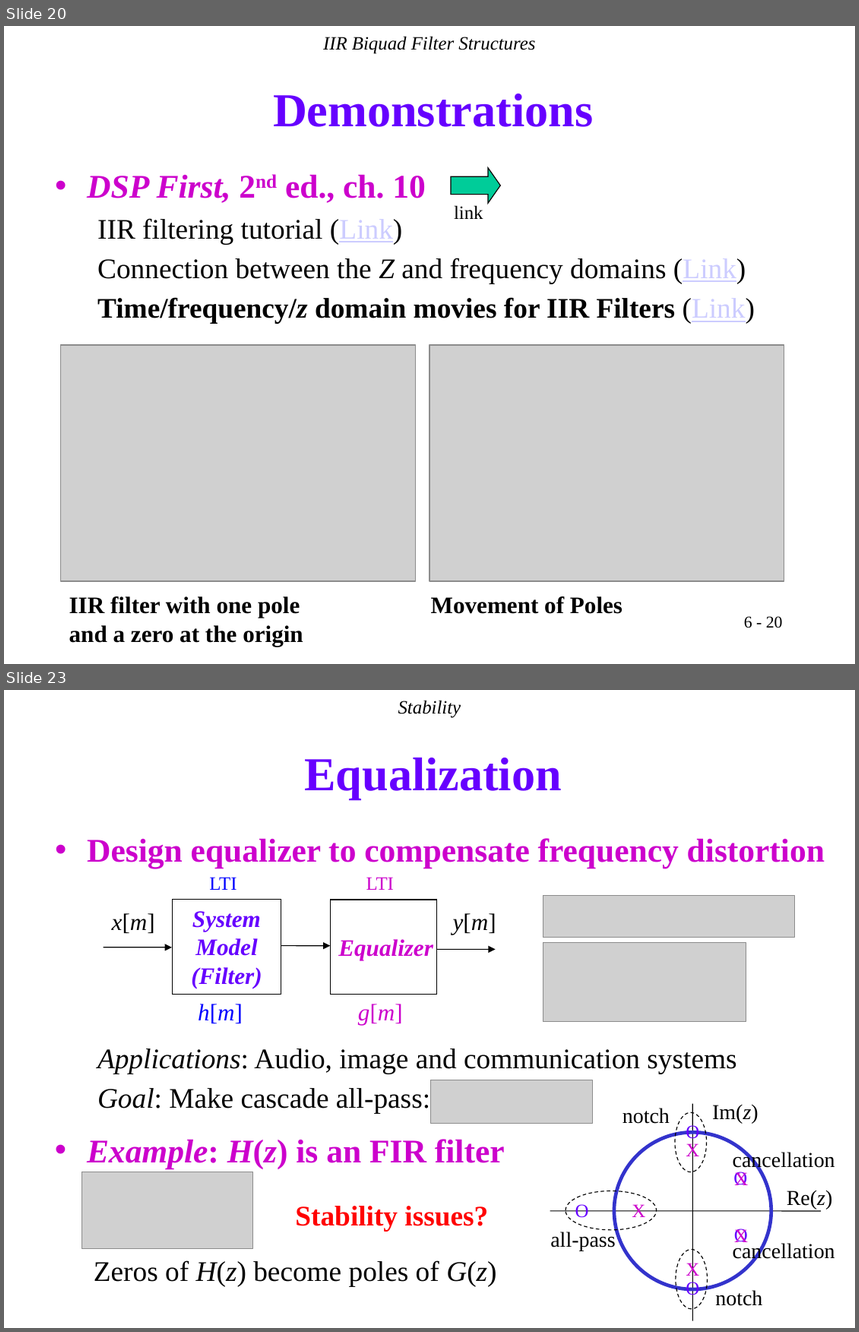
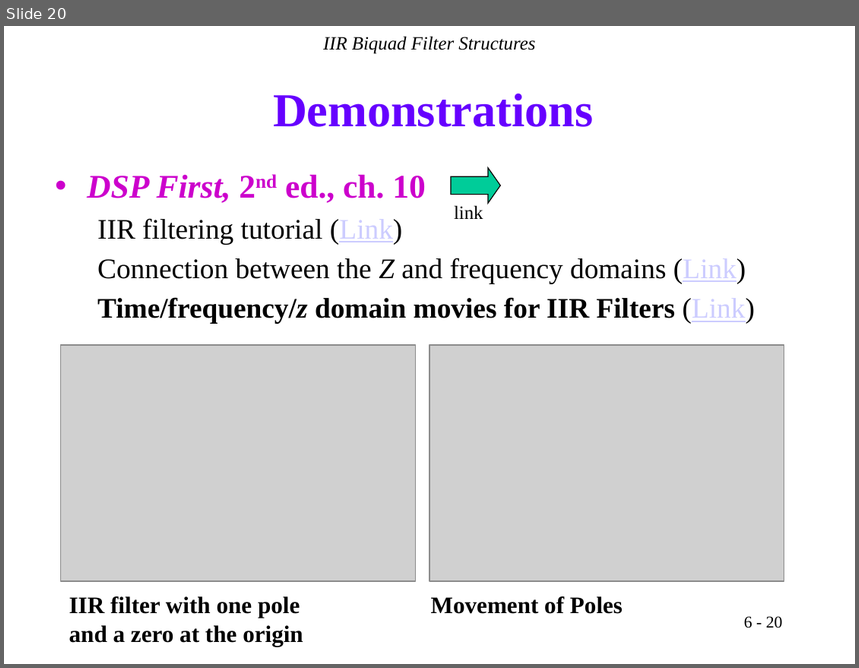
Before and after one commit to Real-Time-DSP/lectures, a slide deck: docs/_static/IIR.pptx. Shown one above the other, each under a label of ours: slides 20 and 23 before the commit, slide 20 after it; the slides between them are not shown. The pictures are 859x1332 and 859x668 pixels, drawn with LibreOffice and Linux fonts; fonts in the diff are those of the drawing; grey boxes stand for pictures. Boxes give left, top, right and bottom in pixels: in the first picture for what was removed or moved away, otherwise in the second. Text is boxed around its words. In the diff, an @@ line names an element or a change of style, - is before the commit and + after.

```diff
--- a/docs/_static/IIR.pptx
+++ b/docs/_static/IIR.pptx
@@ slide 23 removed at (4,690,855,1328), background #FFFFFF @@
@@ text removed at (398,700,462,718) @@
-Stability
@@ title removed at (304,757,561,799) @@
-Equalization
@@ text removed at (87,838,825,869) @@
-• Design equalizer to compensate frequency distortion
@@ picture removed at (543,896,794,938) @@
@@ picture removed at (543,943,746,1022) @@
@@ group removed at (104,877,330,1024): 3 texts, 2 arrows, 1 rectangle @@
-x[m]
-System Model (Filter)
-LTI
-h[m]
@@ group removed at (330,877,496,1025): 3 texts, 1 rectangle, 1 arrow @@
-y[m]
-Equalizer
-LTI
-g[m]
@@ text removed at (97,1049,737,1113) @@
-  Applications: Audio, image and communication systems
-  Goal: Make cascade all-pass:
@@ picture removed at (431,1081,593,1124) @@
@@ text removed at (623,1108,670,1124) @@
-notch
@@ ellipse removed at (675,1113,706,1173) @@
@@ text removed at (87,1139,505,1169) @@
-• Example: H(z) is an FIR filter
@@ group removed at (550,1103,833,1322): 2 lines, 2 texts, 1 ellipse @@
-Re(z)
-Im(z)
@@ text removed at (686,1141,699,1161) @@
-X
@@ text removed at (733,1151,835,1172) @@
-cancellation
@@ picture removed at (82,1173,253,1249) @@
@@ text removed at (734,1172,748,1186) @@
-X
@@ text removed at (295,1206,488,1231) @@
-  Stability issues?
@@ ellipse removed at (566,1192,657,1230) @@
@@ text removed at (632,1205,645,1217) @@
-X
@@ text removed at (550,1232,615,1252) @@
-all-pass
@@ group removed at (576,1123,748,1300): 5 texts @@
-O
-O
-O
-O
-O
@@ text removed at (734,1229,748,1243) @@
-X
@@ ellipse removed at (676,1250,707,1309) @@
@@ text removed at (733,1243,835,1263) @@
-cancellation
@@ text removed at (94,1261,496,1287) @@
-  Zeros of H(z) become poles of G(z)
@@ text removed at (686,1262,699,1281) @@
-X
@@ text removed at (715,1290,762,1306) @@
-notch
```
Also in this commit, not shown: 6 slides changed, 16 other slides removed.
